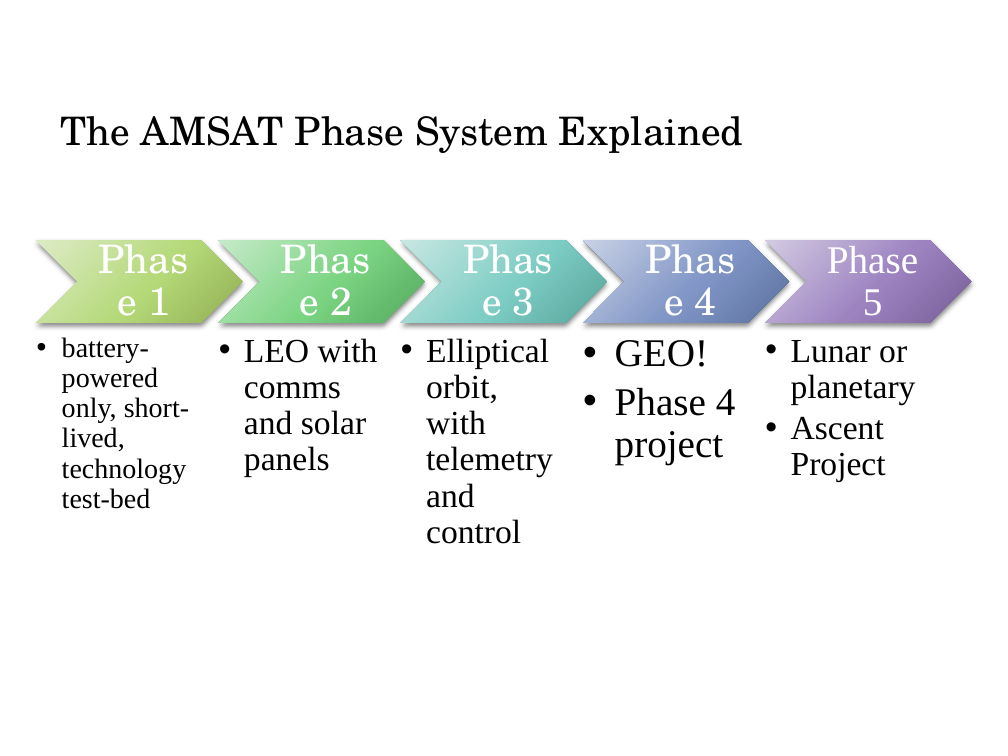
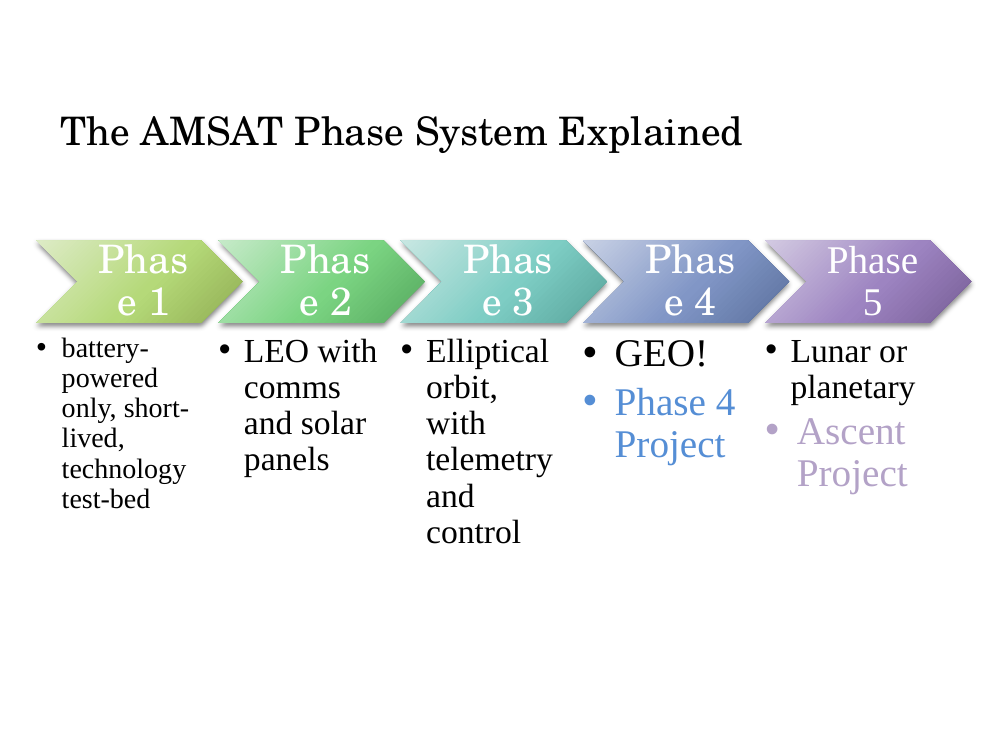
Before and after one commit to OpenResearchInstitute/documents, a slide deck: slide 3 of Papers_and_Presentations/PARC_4on4.pptx. Drawn at 1008x756 pixels with LibreOffice and Linux fonts; fonts in the diff are those of the drawing; background and template pictures are left out. Boxes give left, top, right and bottom in pixels: in the first picture for what was removed or moved away, otherwise in the second. Text is boxed around its words. In the diff, an @@ line names an element or a change of style, - is before the commit and + after.

```diff
--- a/Papers_and_Presentations/PARC_4on4.pptx
+++ b/Papers_and_Presentations/PARC_4on4.pptx
@@ text at [615, 388, 736, 465]: text changed; text colour #000000 to #558ED5 @@
-  •• Phase 4 project
+  •• Phase 4 Project
@@ text at [797, 418, 908, 494]: size 24 to 28 pt, text colour #000000 to #B3A2C7 in "Ascent Project"; indent changed @@
```
Also in this commit, not shown: 3 slides added.
